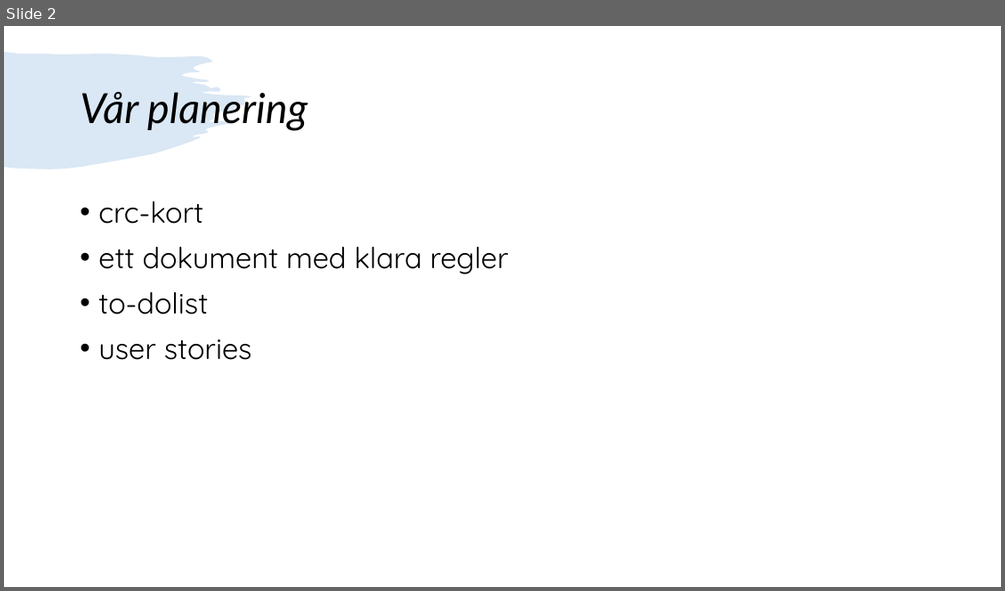
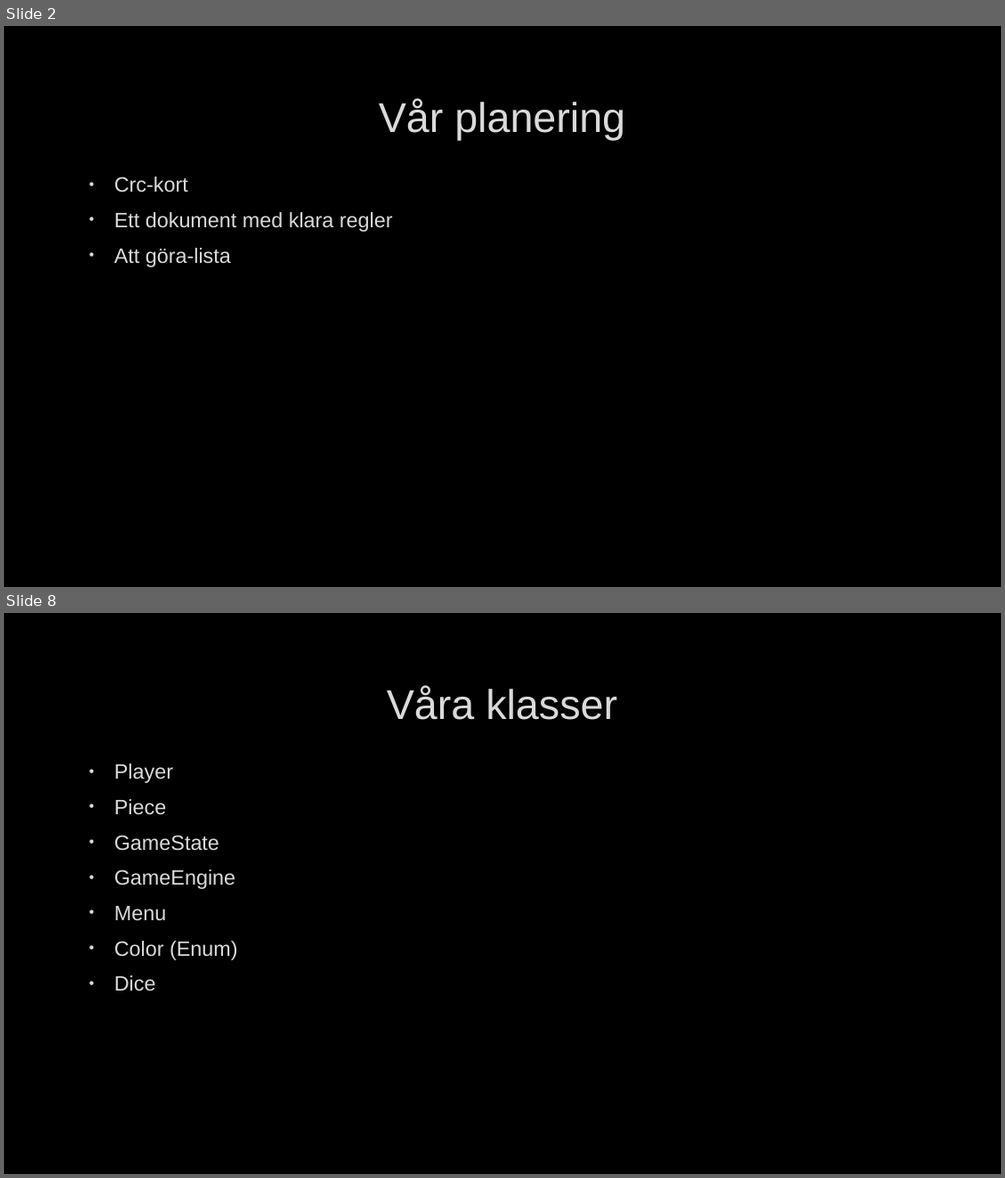
Before and after one commit to PGBSNH19/the-ludo-game-grupp-3, a slide deck: Documentation/Grupp 3 ludo presentation.pptx. Shown one above the other, each under a label of ours: slide 2 before the commit, slides 2 and 8 after it; the slides between them are not shown. The pictures are 1005x591 and 1005x1178 pixels, drawn with LibreOffice and Linux fonts; fonts in the diff are those of the drawing; background and template pictures are left out. Boxes give left, top, right and bottom in pixels: in the first picture for what was removed or moved away, otherwise in the second. Text is boxed around its words. In the diff, an @@ line names an element or a change of style, - is before the commit and + after.

```diff
--- a/Documentation/Grupp 3 ludo presentation.pptx
+++ b/Documentation/Grupp 3 ludo presentation.pptx
@@ slide 8 added at box(4, 613, 1001, 1174), background picture (left out) @@
@@ title added at box(387, 686, 617, 720), 40 pt, text #DADADA @@
+Våra klasser
@@ text added at box(114, 763, 238, 991), 20 pt, text #DADADA @@
+• Player
+• Piece
+• GameState
+• GameEngine
+• Menu
+• Color (Enum)
+• Dice
@@ slide 2 changed as well @@
@@ background #FFFFFF to picture (left out) @@
@@ freeform shape removed at box(4, 52, 251, 168) @@
@@ title "Vår planering": place and size @@
-title "Vår planering" at box(80, 92, 307, 131)
+title "Vår planering" at box(379, 99, 625, 140)
@@ title "Vår planering" at box(379, 99, 625, 140): font Lato to Arial, text colour #000000 to #DADADA, letter outline none to #404040 0.75 pt, italic off; alignment left to centre; line spacing 0.9 to 1 @@
@@ text at box(114, 176, 393, 267): text changed; size 28 to 20 pt; font Quicksand to Arial; text colour #000000 to #DADADA @@
-• crc-kort
-• ett dokument med klara regler
-• to-dolist
-• user stories
+• Crc-kort
+• Ett dokument med klara regler
+• Att göra-lista
```
Also in this commit, not shown: 1 other slide changed, 18 other slides added, 4 slides removed, 5 other files.
